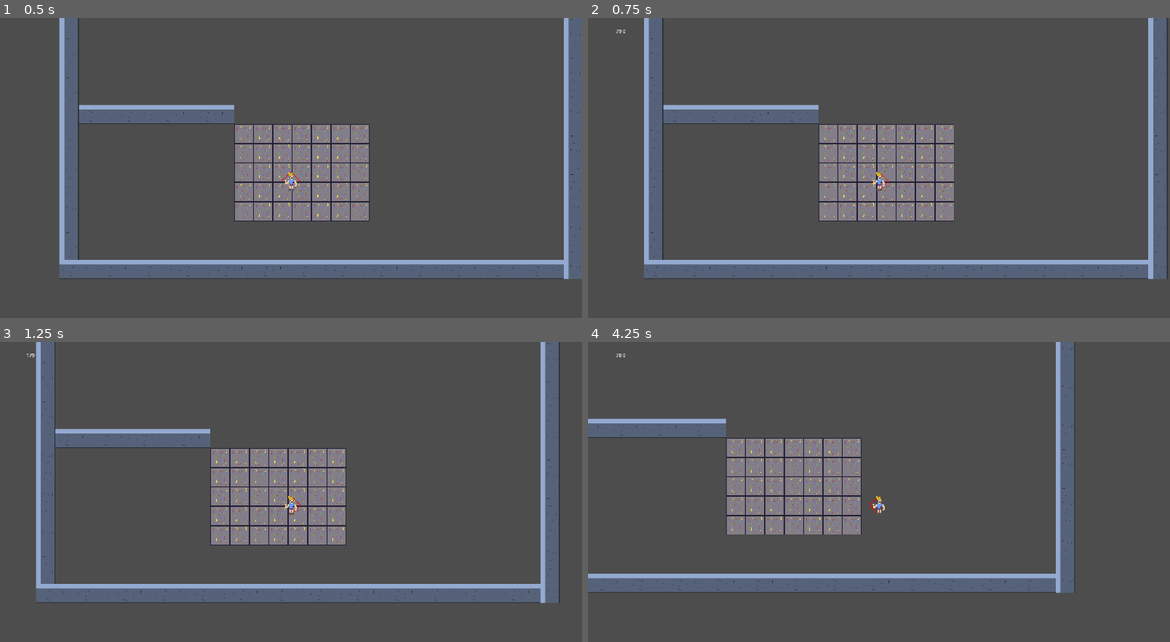
Above: before the commit, frames 1-4 (two rows, left to right).
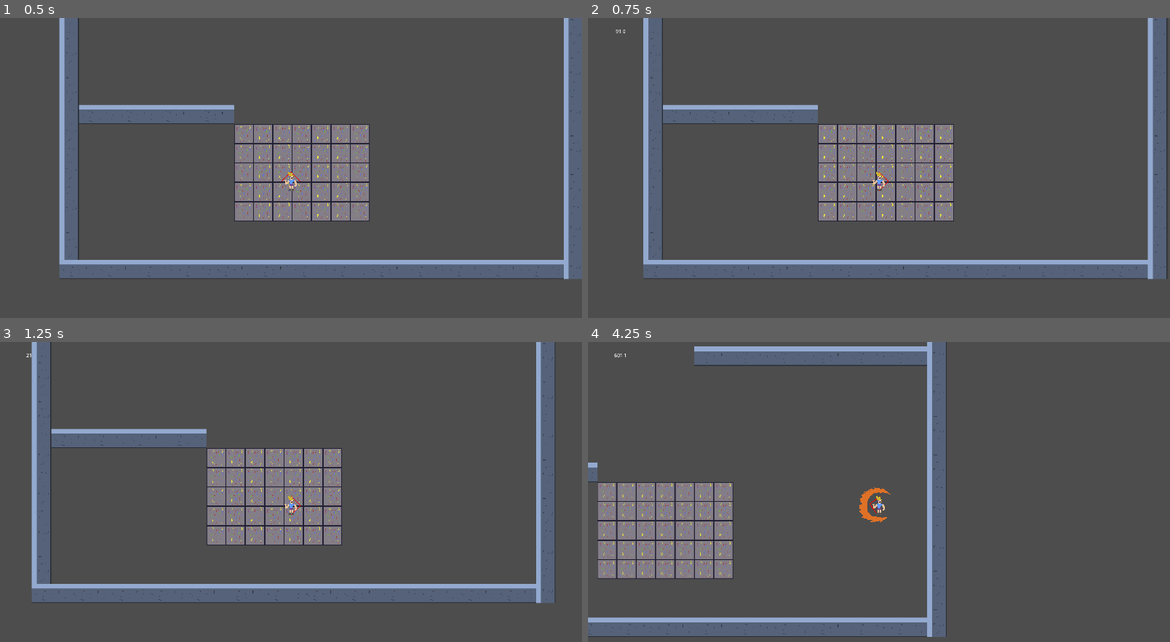
Above: after the commit, the same moments.

Repository: FinalExa/boots
Game: Godot game, scene res://Scenes/test_scene.tscn
Two runs of this game, one before a commit and one after it. Both use one fixed random seed, a clock stepped at 60 frames per second and the inputs below.
Inputs:
- Up to frame 1 (0.5 s): no input
- Up to frame 2 (0.75 s): tap Enter at 0.5 s; hold D (right) from 0.53 s (still down)
- Up to frame 3 (1.25 s): keep holding D (right)
- Up to frame 4 (4.25 s): release D (right) at 1.28 s; hold S (down) 1.28-2.03 s; hold D (right) 2.03-2.78 s; hold W (up) 2.78-3.53 s; hold A (left) from 3.53 s (still down)

Frame 1 is identical in both runs. In frame 2, 1.8% of the frame differs, in the area x 4-100%, y 0-88%; in frame 3, 6.3%; in frame 4, 33%, in the area x 0-84%, y 0-99%.

Commit message:
Tweaks to acceleration code

Diff:
--- a/Player/Scripts/PlayerMovement.gd
+++ b/Player/Scripts/PlayerMovement.gd
@@ -8,6 +8,7 @@
 @export var decelerationPerSecond: float
 @export var minDecelerationWhileSteering: float
 @export var maxDecelerationWhileSteering: float
+@export var decelerationWhileSteeringRequiredSpeed: float
 @export var decelerationWhileSteeringIncreasePerSecond: float
 @export var decelerationWhileSteeringDecreasePerSecond: float
 @export var rotationSpeedPerSecond: float
@@ -48,8 +49,11 @@
 			Accelerate(delta)
 			if (decelerationWhileSteeringActive): decelerationWhileSteeringActive = false
 		else:
-			if (!decelerationWhileSteeringActive): decelerationWhileSteeringActive = true
-			Decelerate(delta, currentDecelerationWhileSteering)
+			if (currentSpeed >= decelerationWhileSteeringRequiredSpeed):
+				if (!decelerationWhileSteeringActive): decelerationWhileSteeringActive = true
+				Decelerate(delta, currentDecelerationWhileSteering)
+			else:
+				Accelerate(delta)
 	currentSpeed = clamp(currentSpeed, 0, maxSpeed)
 	playerBody.velocity = currentDirection * currentSpeed
 
--- a/Player/player_character.tscn
+++ b/Player/player_character.tscn
@@ -31,11 +31,12 @@
 script = ExtResource("1_n46fh")
 playerBody = NodePath("..")
 playerInputs = NodePath("../PlayerInputs")
-accelerationPerSecond = 200.0
-decelerationPerSecond = 250.0
-minDecelerationWhileSteering = 10.0
-maxDecelerationWhileSteering = 100.0
-decelerationWhileSteeringIncreasePerSecond = 20.0
+accelerationPerSecond = 250.0
+decelerationPerSecond = 300.0
+minDecelerationWhileSteering = 15.0
+maxDecelerationWhileSteering = 50.0
+decelerationWhileSteeringRequiredSpeed = 600.0
+decelerationWhileSteeringIncreasePerSecond = 7.5
 decelerationWhileSteeringDecreasePerSecond = 25.0
 rotationSpeedPerSecond = 1.0
 minSpeed = 50.0
